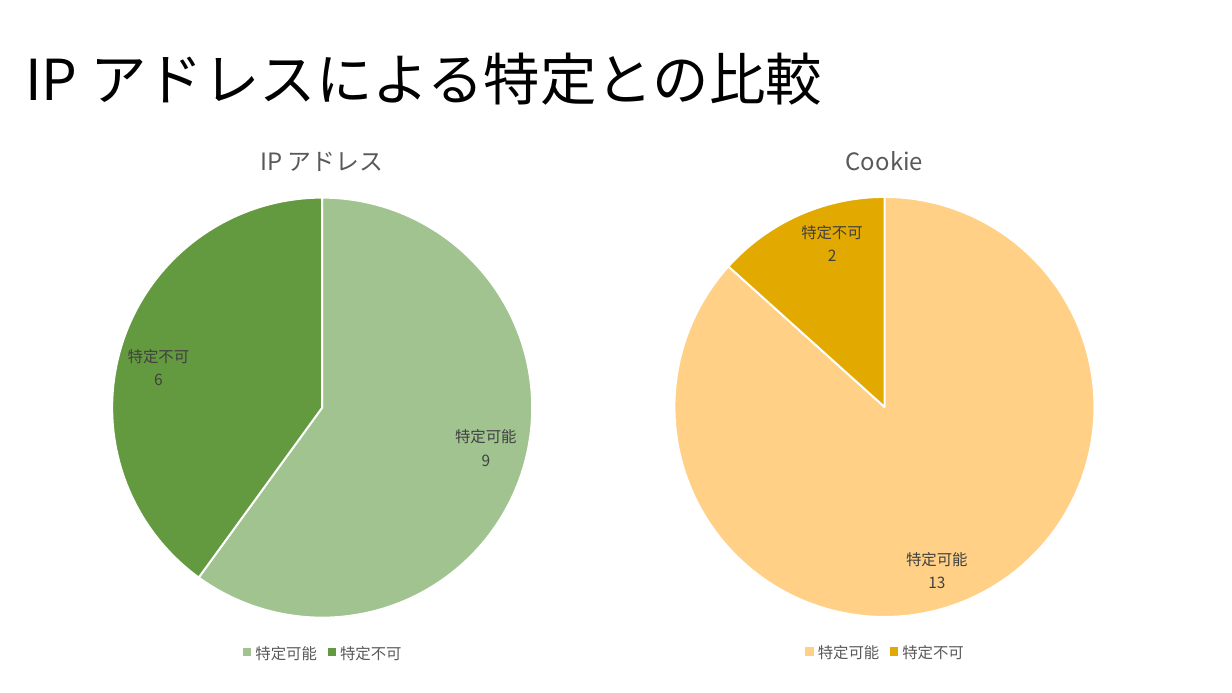
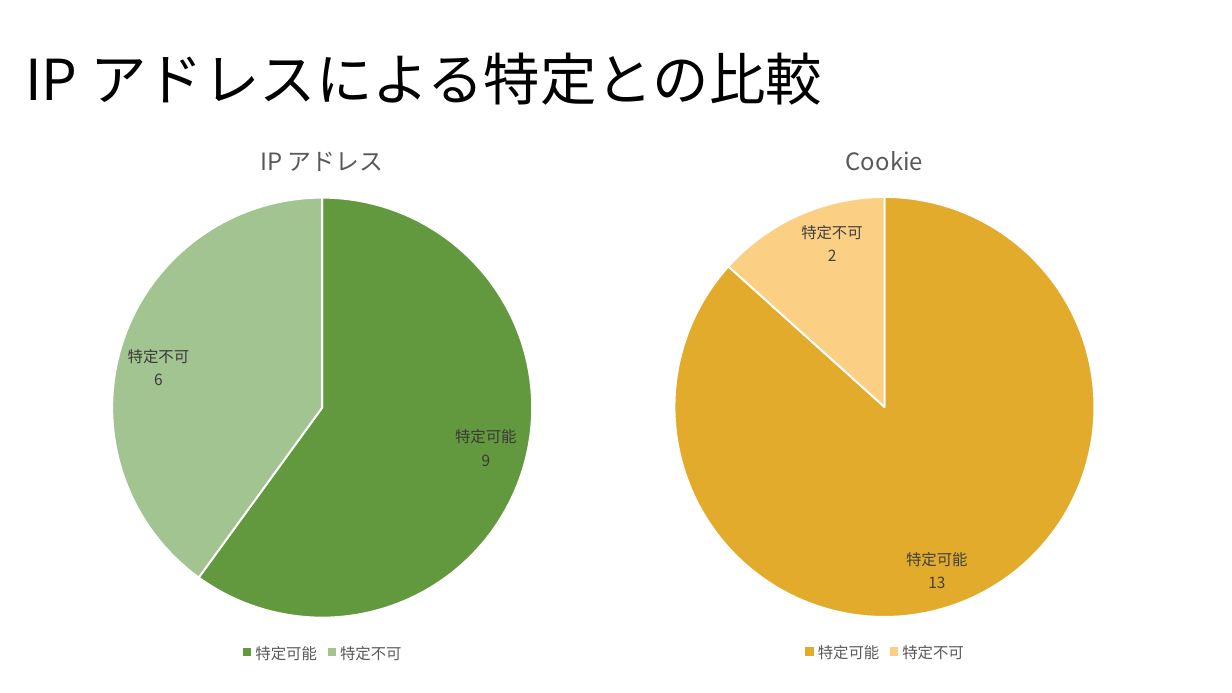
Before and after one commit to noraworld/graduation-thesis, a slide deck: slide 11 of presentation_slides.pptx (slide 10 before the commit). Drawn at 1232x693 pixels with LibreOffice and Linux fonts; fonts in the diff are those of the drawing. Boxes give left, top, right and bottom in pixels: in the first picture for what was removed or moved away, otherwise in the second. Text is boxed around its words. In the diff, an @@ line names an element or a change of style, - is before the commit and + after.

```diff
--- a/presentation_slides.pptx
+++ b/presentation_slides.pptx
@@ pie chart at [474,119,1232,667] @@
@@ colours of single points changed @@
@@ pie chart at [0,120,733,668] @@
@@ data labels of IP アドレス changed @@
@@ colours of single points changed @@
```
Also in this commit, not shown: 5 other slides changed, 1 slide added, 3 other files.
